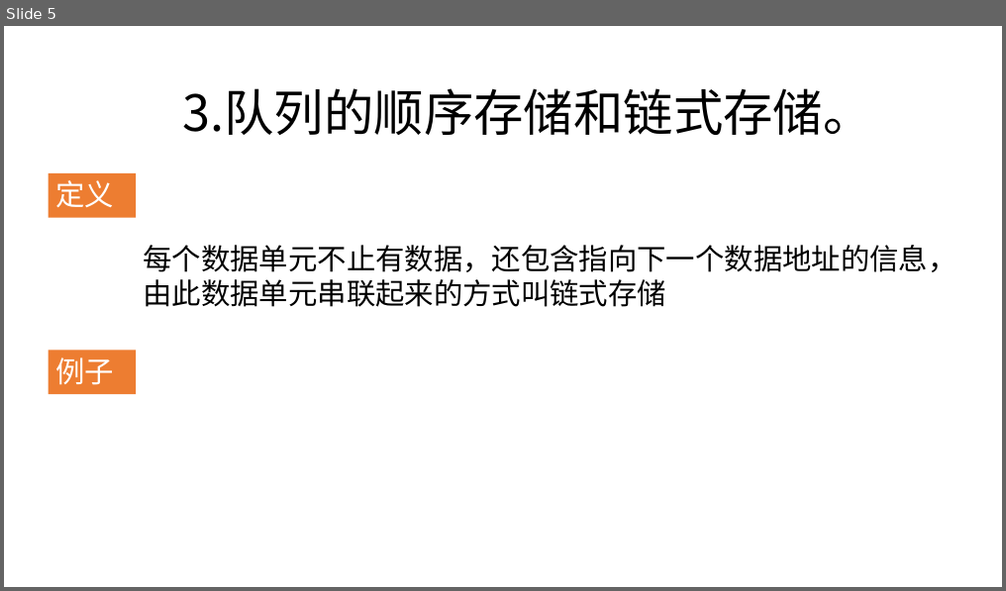
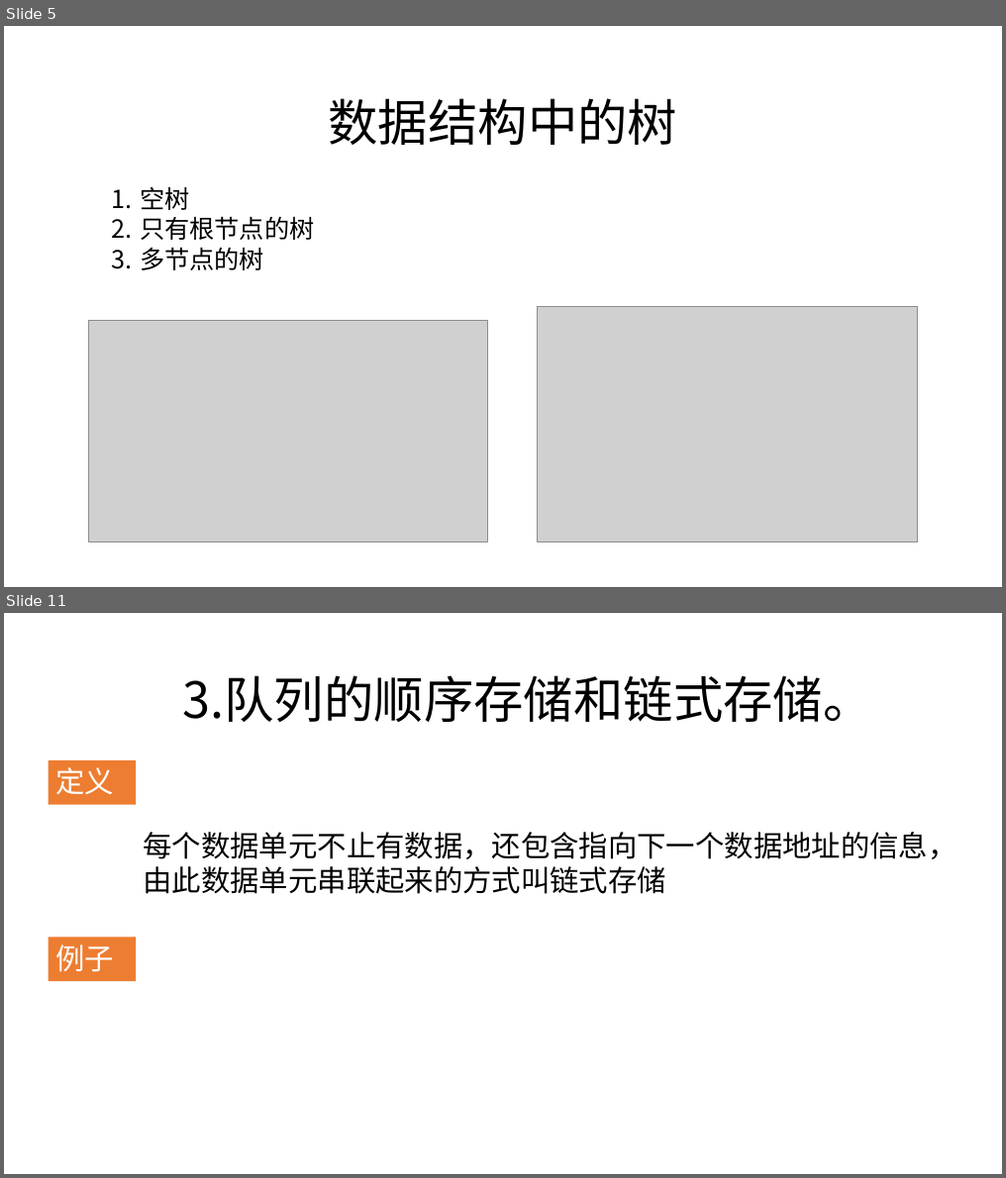
Before and after one commit to zjyesir/hmc_data_structure, a slide deck: ppt/6.树和二叉树.pptx. Shown one above the other, each under a label of ours: slide 5 before the commit, slides 5 and 11 after it; the slides between them are not shown. The pictures are 1006x591 and 1006x1178 pixels, drawn with LibreOffice and Linux fonts; fonts in the diff are those of the drawing; grey boxes stand for pictures; background and template pictures are left out. Boxes give left, top, right and bottom in pixels: in the first picture for what was removed or moved away, otherwise in the second. Text is boxed around its words. In the diff, an @@ line names an element or a change of style, - is before the commit and + after.

```diff
--- a/ppt/6.树和二叉树.pptx
+++ b/ppt/6.树和二叉树.pptx
@@ slide 5 added at box(4, 26, 1002, 587), background picture (left out) @@
@@ text added at box(329, 98, 678, 145), 48 pt, text #000000 @@
+数据结构中的树
@@ text added at box(140, 186, 314, 271), 24 pt, text #000000 @@
+1. 空树
+2. 只有根节点的树
+3. 多节点的树
@@ picture added at box(88, 321, 487, 543) @@
@@ picture added at box(538, 307, 918, 543) @@
@@ what was slide 5 is now slide 11 @@
```
Also in this commit, not shown: 4 slides changed, 5 other slides added, 2 other files.
